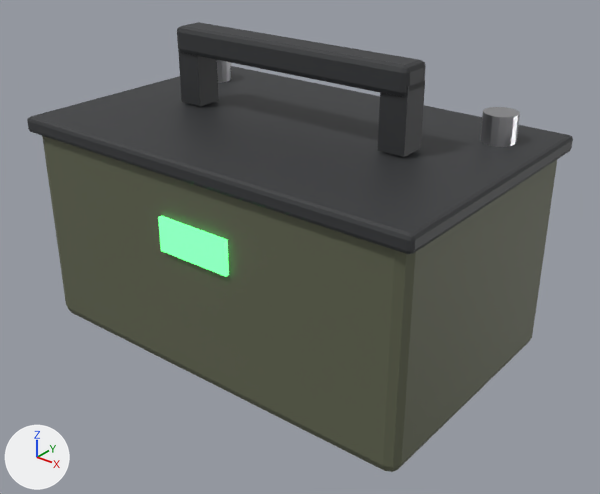
The FBX model Assets/ROOT_AE3/ROOT_AE3_BatteryPack/ROOT_AE3_BatteryPack.fbx, before and after one commit.
Camera for both pictures: a 50 mm camera at (0.359, -0.439, 0.345) aimed at (0.015, -0.009, 0.078). Lighting does not change. The marker at lower left points along +X, +Y and +Z. The picture after the commit comes second. Objects named as collision shapes, trigger or cutter boxes, shadow casters or lower levels of detail are left out.

The older version as bpy lines, for what is in view:
```python
me_root_ae3_batterypack = bpy.data.meshes.new('ROOT_AE3_BatteryPack')
me_root_ae3_batterypack.from_pydata(...)  # 256 vertices, 216 faces; spans x -0.165..0.165, y -0.105..0.105, z -0.08..0.145
# faces by material slot: [54, 120, 36, 6]
me_root_ae3_batterypack.materials.append(mat_ae3_plastic_olive)  # greyish green #616550
me_root_ae3_batterypack.materials.append(mat_ae3_plastic_dark)  # dark grey #353638
me_root_ae3_batterypack.materials.append(mat_ae3_metal)  # light grey #c4c4c7
me_root_ae3_batterypack.materials.append(mat_ae3_led)  # green #59e77c, glowing green #59ff7c
ob_root_ae3_batterypack_lod0 = bpy.data.objects.new('ROOT_AE3_BatteryPack_LOD0', me_root_ae3_batterypack)
ob_root_ae3_batterypack_lod0.location = (0.0, 0.0, 0.08)
```
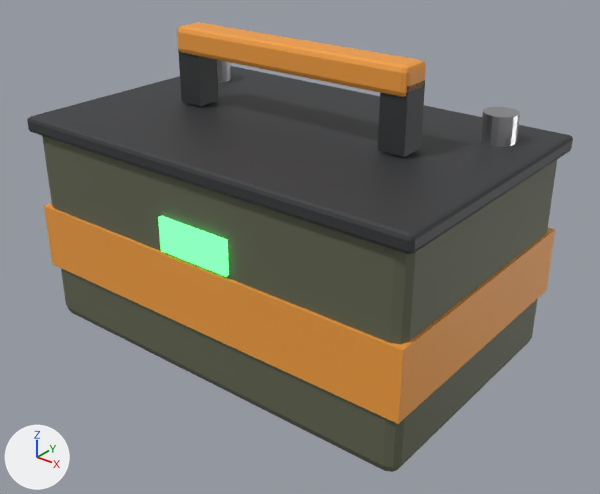
What differs and where, as boxes [x1, y1, x2, y2] in the pictures (600 x 494 px):
part 1 of me_root_ae3_batterypack, added (orange)
    after: [44, 203, 555, 424]
part 2 of me_root_ae3_batterypack, recoloured (dark grey to orange)
    both: [177, 22, 426, 97]

Patch to the scene script:
```diff
--- a/Assets/ROOT_AE3/ROOT_AE3_BatteryPack/ROOT_AE3_BatteryPack.fbx.py
+++ b/Assets/ROOT_AE3/ROOT_AE3_BatteryPack/ROOT_AE3_BatteryPack.fbx.py
@@ mat_ae3_accent @@
+mat_ae3_accent = principled_material('AE3_Accent')
+mat_ae3_accent.base_color = (0.9, 0.35, 0.05)  # orange #f3a03f
@@ me_root_ae3_batterypack @@
 # used by ob_root_ae3_batterypack_lod0; location = (0.0, 0.0, 0.08)
-me_root_ae3_batterypack.from_pydata(...)  # 256 vertices, 216 faces; spans x -0.165..0.165, y -0.105..0.105, z -0.08..0.145
+me_root_ae3_batterypack.from_pydata(...)  # 264 vertices, 222 faces; spans x -0.165..0.165, y -0.105..0.105, z -0.08..0.145
+# me_root_ae3_batterypack part 1: a new loose piece, a box spanning x -0.162..0.162, y -0.102..0.102, z -0.035..0.015, in mat_ae3_accent (orange #f3a03f)
+# me_root_ae3_batterypack part 2: 54 faces spanning x -0.1..0.1, y -0.013..0.013, z 0.125..0.145 switch from mat_ae3_plastic_dark (dark grey #353638) to mat_ae3_accent (orange #f3a03f)
 me_root_ae3_batterypack.materials.append(mat_ae3_plastic_olive)
```
